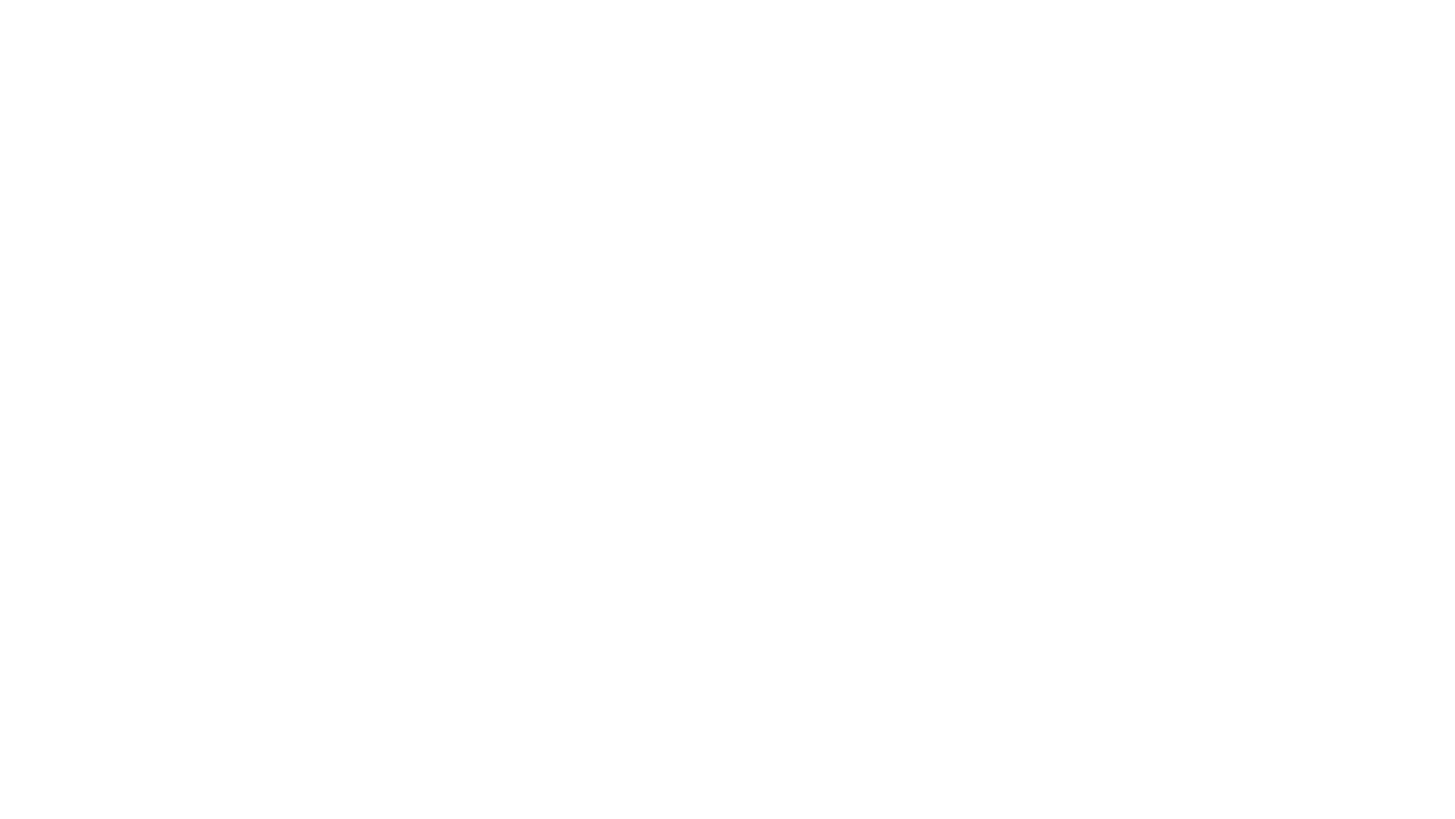
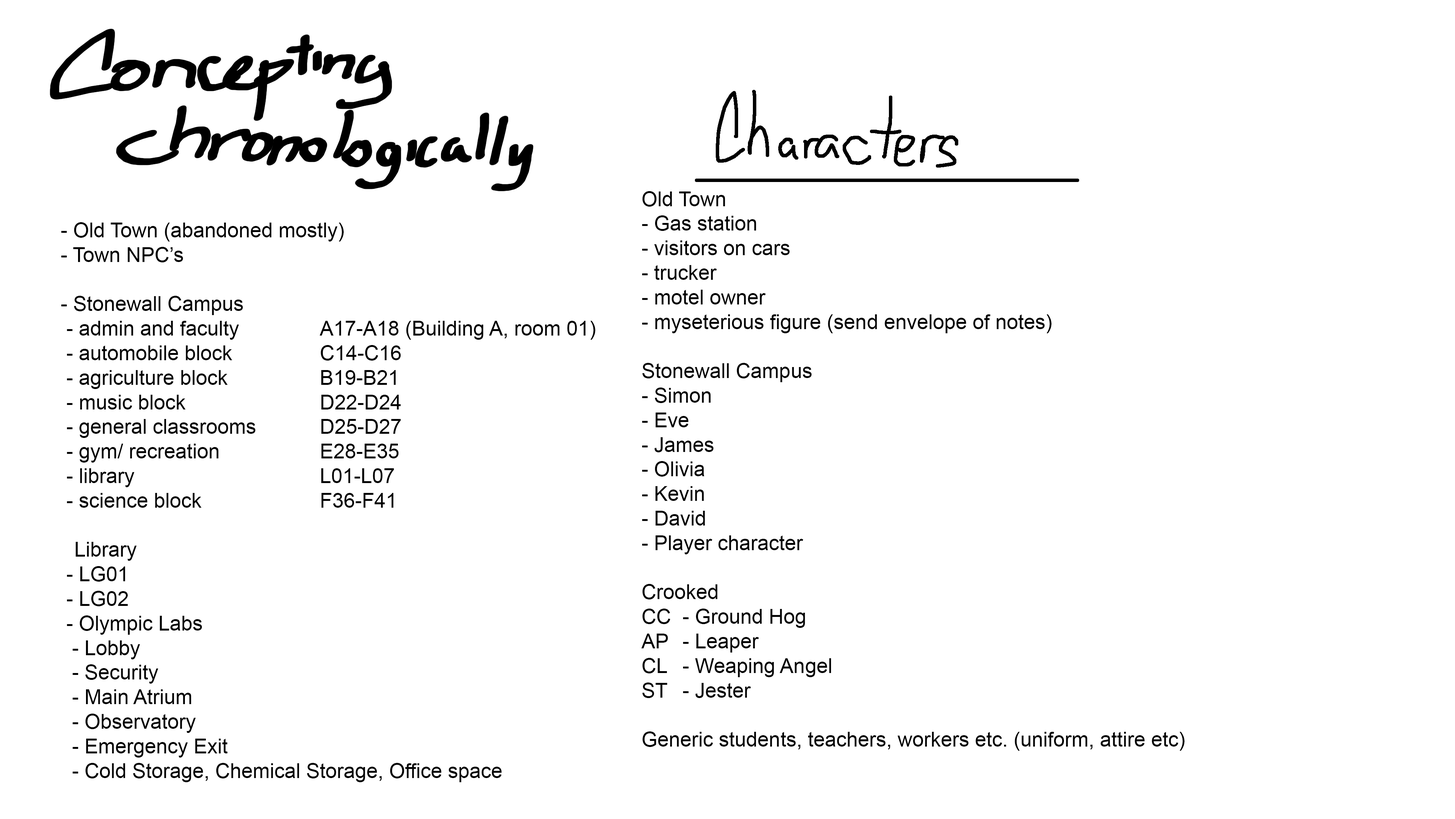
Comparing the layer stacks of the two 1455 × 819 images. Changes:
added group "SetDesign-Characters" with 3 layers above "Background" over [49, 28, 1185, 782]
added layer "Old Town - Gas station - visitors on cars - trucker - motel own" in group "SetDesign-Characters" over [641, 191, 1185, 751]
added layer "- Old Town (abandoned mostly) - Town NPC’s - Stonewall Campus" in group "SetDesign-Characters" over [61, 222, 596, 782]
moved "Layer 1" into group "SetDesign-Characters", painted on it over [49, 28, 1080, 192]
